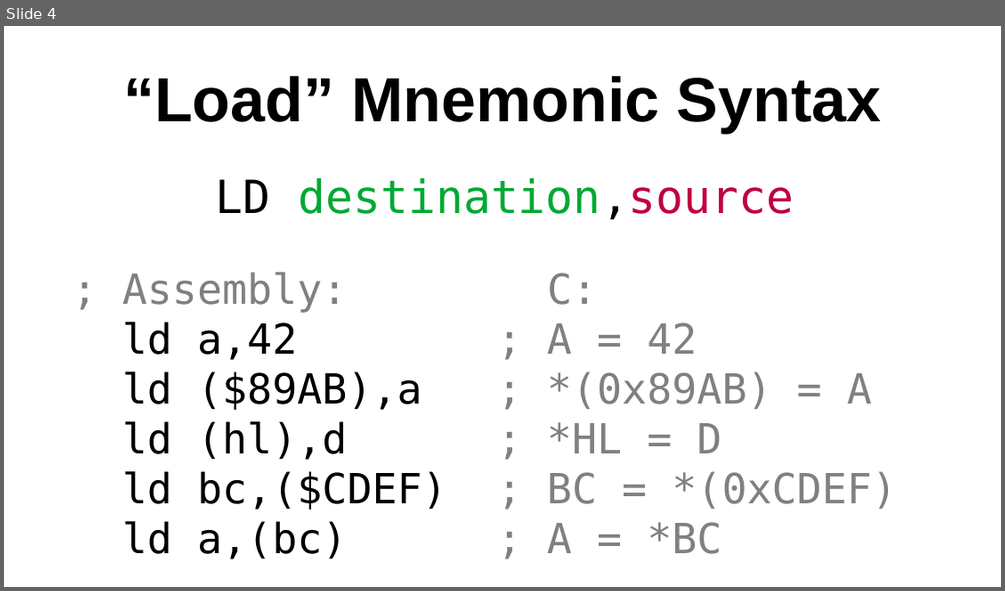
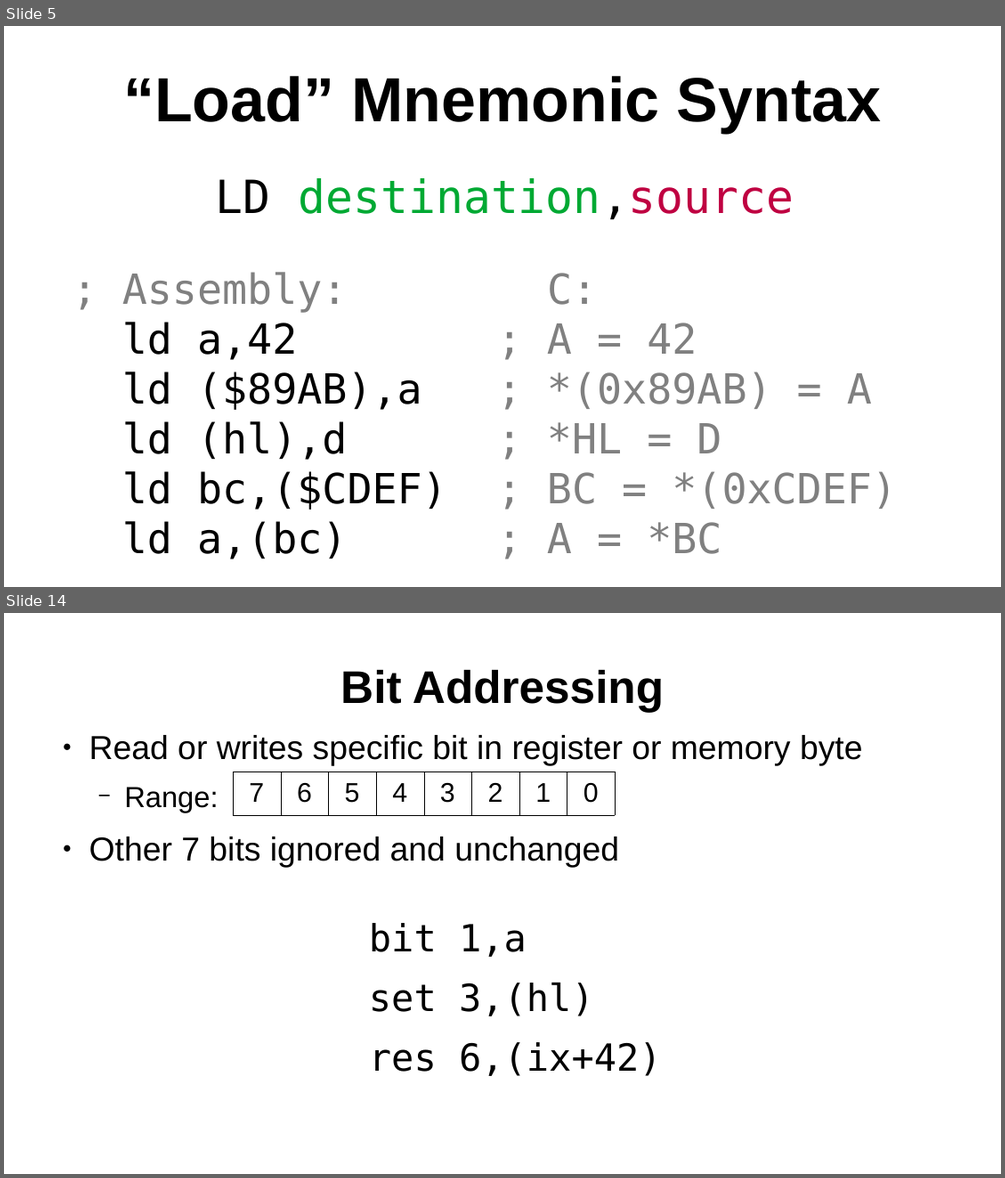
Before and after one commit to SlithyMatt/zxs-assembly-tutorial, a slide deck: Lesson2/Lesson2.odp. Shown one above the other, each under a label of ours: slide 4 before the commit, slides 5 and 14 after it; the slides between them are not shown. The pictures are 1005x591 and 1005x1178 pixels, drawn with LibreOffice and Linux fonts; fonts in the diff are those of the drawing. Boxes give left, top, right and bottom in pixels: in the first picture for what was removed or moved away, otherwise in the second. Text is boxed around its words. In the diff, an @@ line names an element or a change of style, - is before the commit and + after.

```diff
--- a/Lesson2/Lesson2.odp
+++ b/Lesson2/Lesson2.odp
@@ slide 14 added at (4, 613, 1001, 1174), background #FFFFFF @@
@@ title added at (340, 669, 663, 712), 44 pt, text #000000, bold @@
+Bit Addressing
@@ text added at (89, 735, 863, 1076), 32 pt, text #000000 @@
+● Read or writes specific bit in register or memory byte
+  − Range:
+● Other 7 bits ignored and unchanged
+bit 1,a
+set 3,(hl)
+res 6,(ix+42)
@@ table added at (233, 771, 615, 815), 1 rows, 8 columns @@
+7 | 6 | 5 | 4 | 3 | 2 | 1 | 0
@@ what was slide 4 is now slide 5 @@
```
Also in this commit, not shown: 2 slides changed, 12 other slides added.
